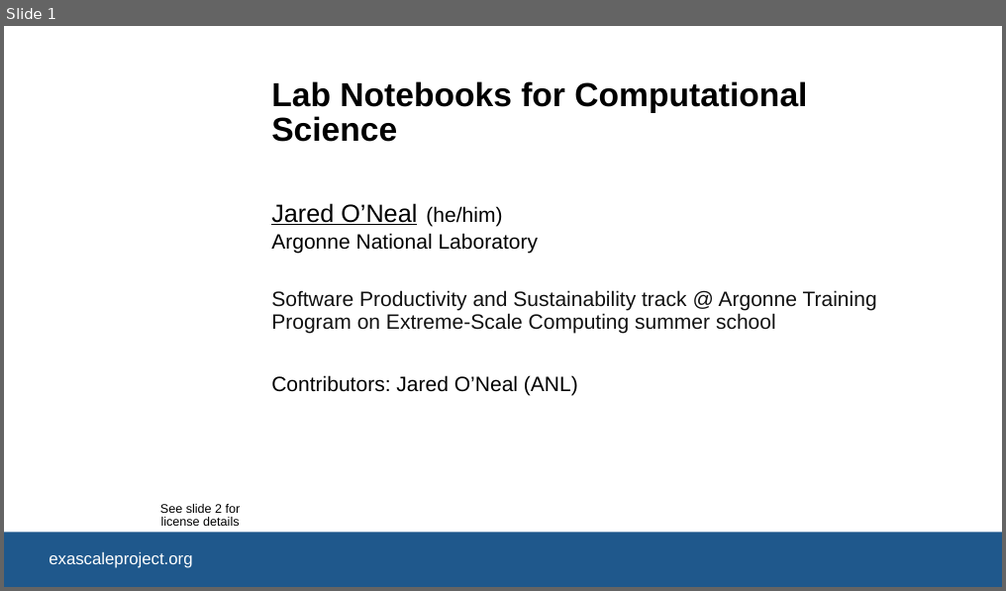
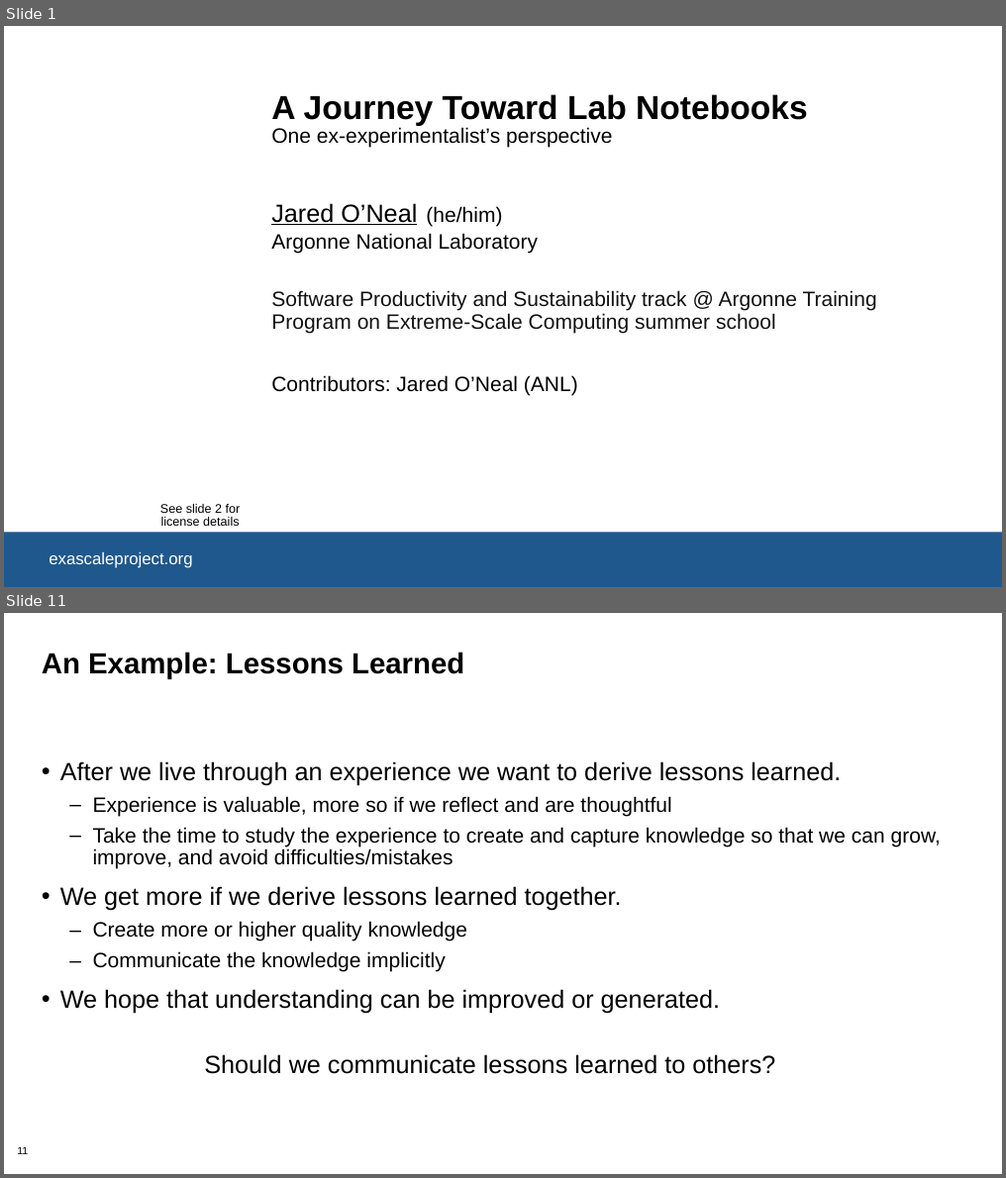
Before and after one commit to bssw-tutorial/presentations, a slide deck: lab-notebooks.pptx. Shown one above the other, each under a label of ours: slide 1 before the commit, slides 1 and 11 after it; the slides between them are not shown. The pictures are 1006x591 and 1006x1178 pixels, drawn with LibreOffice and Linux fonts; fonts in the diff are those of the drawing; background and template pictures are left out. Boxes give left, top, right and bottom in pixels: in the first picture for what was removed or moved away, otherwise in the second. Text is boxed around its words. In the diff, an @@ line names an element or a change of style, - is before the commit and + after.

```diff
--- a/lab-notebooks.pptx
+++ b/lab-notebooks.pptx
@@ slide 11 added at <box>4,613,1002,1174</box>, background #FFFFFF @@
@@ title added at <box>42,652,464,679</box>, 28 pt, text #000000, bold @@
+An Example: Lessons Learned
@@ text added at <box>60,761,941,1014</box>, 20 pt, text #000000 @@
+• After we live through an experience we want to derive lessons learned.
+  – Experience is valuable, more so if we reflect and are thoughtful
+  – Take the time to study the experience to create and capture knowledge so that we can grow, improve, and avoid difficulties/mistakes
+• We get more if we derive lessons learned together.
+  – Create more or higher quality knowledge
+  – Communicate the knowledge implicitly
+• We hope that understanding can be improved or generated.
@@ text added at <box>204,1055,775,1074</box>, 24 pt, text #000000 @@
+Should we communicate lessons learned to others?
@@ page number added at <box>17,1147,28,1155</box>, 10 pt, text #000000 @@
+11
@@ slide 1 changed as well @@
@@ title at <box>271,94,808,148</box>: text changed; size 32 to 20 pt; bold off @@
-Lab Notebooks for Computational Science
+A Journey Toward Lab Notebooks
+One ex-experimentalist’s perspective
```
Also in this commit, not shown: 19 other slides added, 1 other file.
